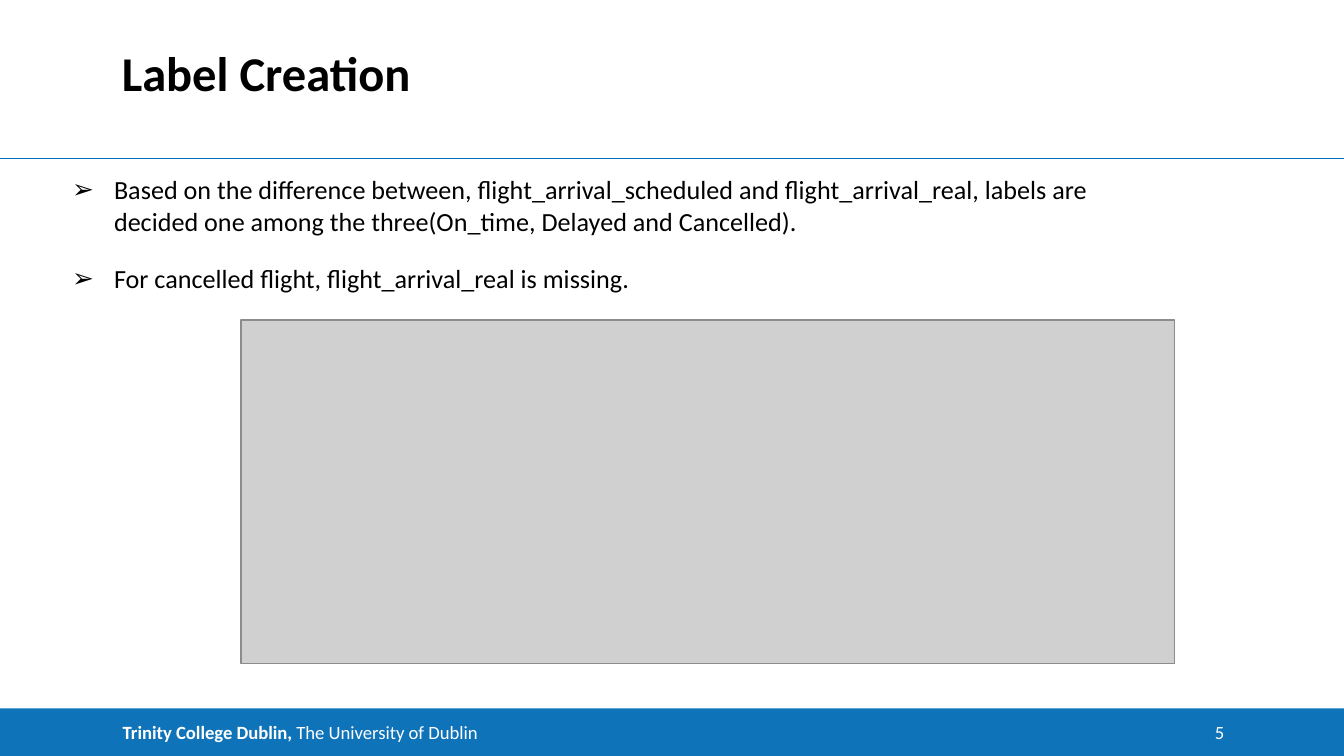
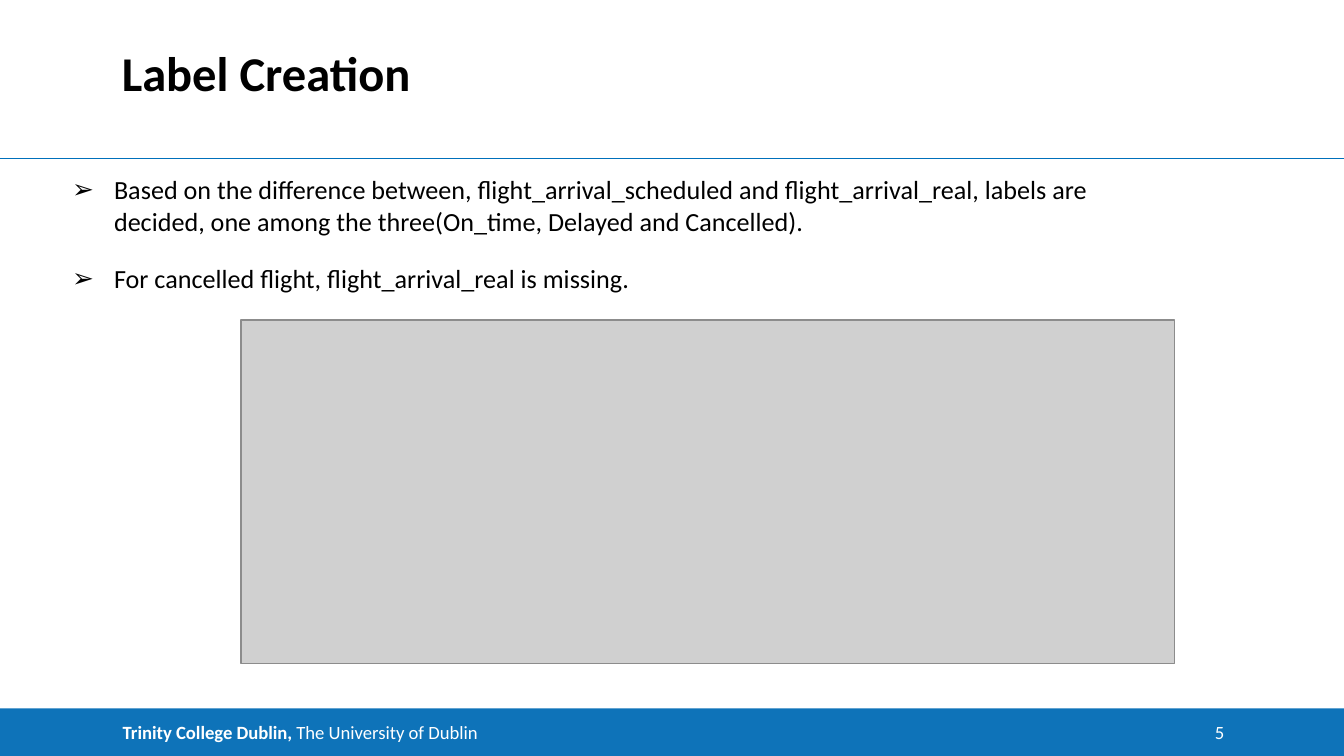
Before and after one commit to vikumar01/Case_study-on-Flight-Data-set, a slide deck: slide 5 of ppt Assignment.pptx. Drawn at 1344x756 pixels with LibreOffice and Linux fonts; fonts in the diff are those of the drawing; grey boxes stand for pictures. Boxes give left, top, right and bottom in pixels: in the first picture for what was removed or moved away, otherwise in the second. Text is boxed around its words. In the diff, an @@ line names an element or a change of style, - is before the commit and + after.

```diff
--- a/ppt Assignment.pptx
+++ b/ppt Assignment.pptx
@@ text at [114, 181, 1086, 236]: text changed @@
-➢ Based on the difference between, flight_arrival_scheduled and flight_arrival_real, labels are decided one among the three(On_time, Delayed and Cancelled).
+➢ Based on the difference between, flight_arrival_scheduled and flight_arrival_real, labels are decided, one among the three(On_time, Delayed and Cancelled).
```
Also in this commit, not shown: 6 other slides changed.
